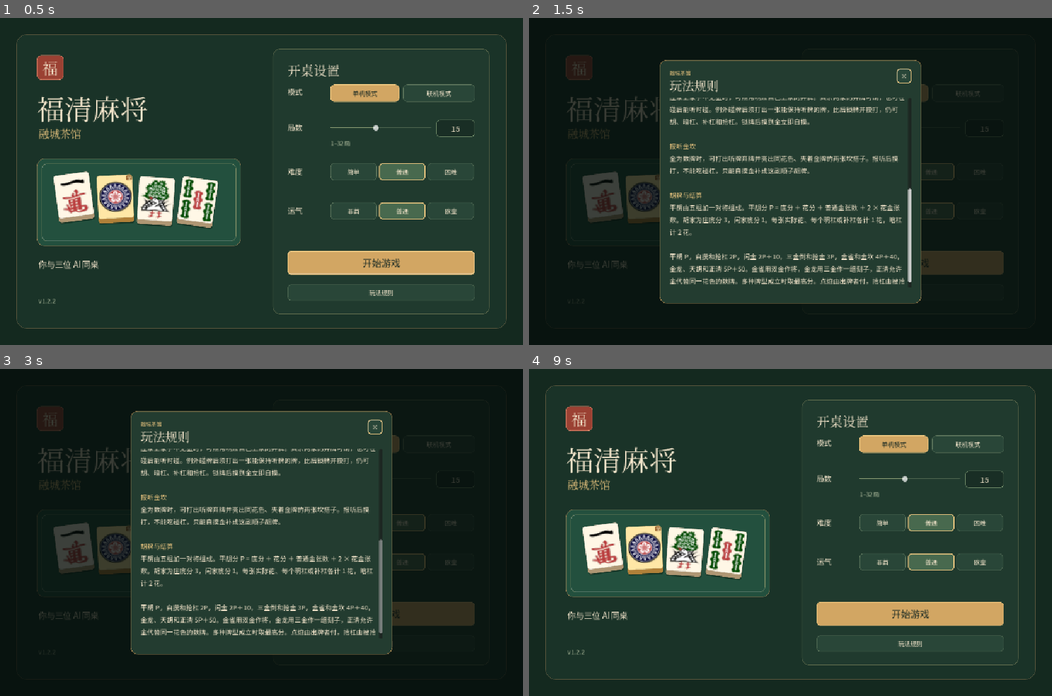
Above: before the commit, frames 1-4 (two rows, left to right).
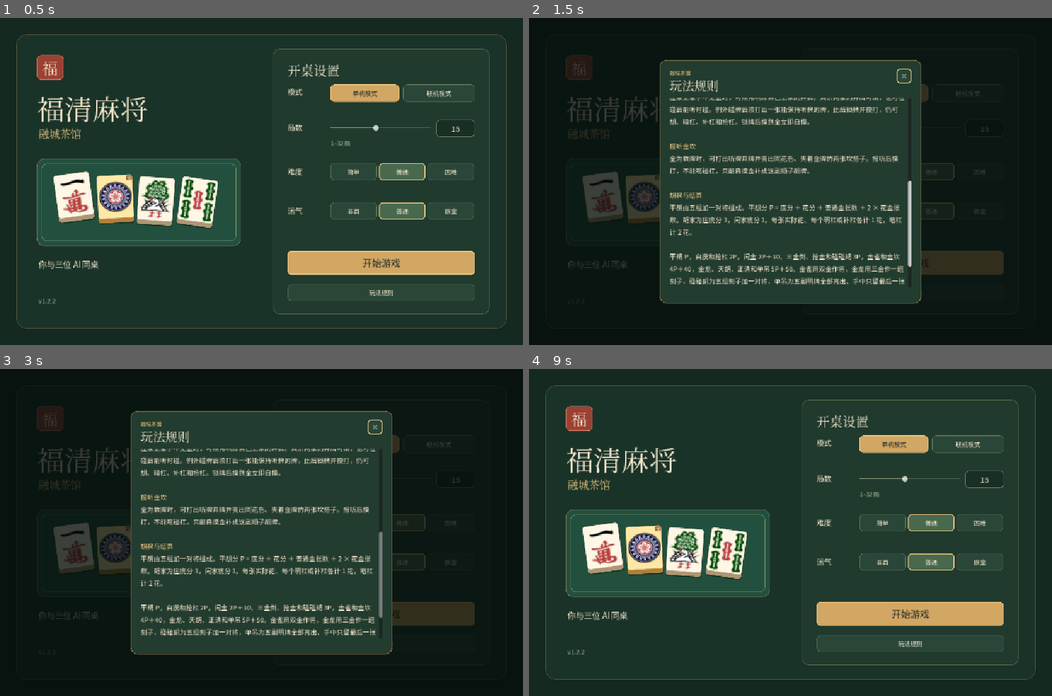
Above: after the commit, the same moments.

Repository: happiness763/fuqing-mahjong
Game: Godot game, scene res://table.tscn
Same seed, same stepped clock (60 frames per second), same inputs: the game is played once before the commit and once after it.
Inputs:
- Up to frame 1 (0.5 s): no input
- Up to frame 2 (1.5 s): click "玩法规则" at 0.5 s; click "开始游戏" at 1.25 s
- Up to frame 3 (3 s): click "开始游戏" at 2 s; click "单机模式" at 2.75 s
- Up to frame 4 (9 s): click "联机模式" at 3.5 s; click "简单" at 4.25 s; click "普通" at 5 s; click "困难" at 5.75 s; click "非酋" at 6.5 s; click "普通" at 7.25 s; click "欧皇" at 8 s; click "×" at 8.75 s

Frame 1 is identical in both runs. In frame 2, 1.4% of the frame differs, in the area x 26-74%, y 49-82%; in frame 3, 1.4%; in frame 4, nothing differs.

Commit message:
Add big-hand button labels, pengpeng/dandiao patterns, claim priority
- Win actions carry the best scoring pattern; the table button now shows 金雀, 碰碰胡, 单吊 and other big hands instead of a generic 胡.
- Add 碰碰胡 (five triplets plus a pair, 3P) and 单吊 (five exposed melds plus a pair wait, scored as 5P+50) to the shared scoring rules.
- Multiple winners on one discard compare pattern rank before seat order, so a bigger hand cannot be intercepted by a nearer plain win; this applies to single-player resolution, ordered online claims and rob-kong candidates.
- Add win_pattern_test plus desktop caption and button assertions; update README and the in-game rules text.

Diff:
--- a/godot/scripts/game.gd
+++ b/godot/scripts/game.gd
@@ -197,7 +197,12 @@
 
 func claim_rank(seat: int, move: Dictionary) -> int:
 	var priority: int = Rules.PRIORITY[move.type]
-	return 0 if priority == 0 else priority * 4 + 3 - pending.eligible.find(seat)
+	if priority == 0:
+		return 0
+	var order_bonus: int = 3 - pending.eligible.find(seat)
+	if move.type == "win":
+		return Rules.win_rank(move.get("pattern", move.kind)) * 8 + order_bonus
+	return priority * 4 + order_bonus
 
 
 func _offer_next_claim() -> void:
@@ -298,6 +303,18 @@
 	return ""
 
 
+func win_pattern(seat: int, hand: Array, incoming: int, method: String) -> String:
+	var player: Dictionary = players[seat]
+	var full: Array = hand if incoming < 0 else hand + [incoming]
+	var idle := false
+	if method == "self" and drawn >= 0 and not Rules.is_gold(drawn, gold):
+		var prior: Array = hand.duplicate()
+		prior.erase(drawn)
+		idle = Rules.idle_gold(prior, player.melds.size(), gold)
+	var base: int = Rules.base_value(full, player.flowers, player.melds, gold, seat, dealer).base
+	return Rules.best_pattern(full, player.melds, gold, method, base, idle)
+
+
 func listening_discards(hand: Array, open_count: int) -> Array:
 	var options := []
 	for discard_tile in Rules.unique(hand):
@@ -340,7 +357,9 @@
 	var options: Array = []
 	var kind := win_kind(seat) if can_self_win and drawn >= 0 else ""
 	if not kind.is_empty():
-		options.append(action("win", {"kind": kind}))
+		var win_move := action("win", {"kind": kind})
+		win_move.pattern = win_pattern(seat, hand, -1, kind)
+		options.append(win_move)
 	if can_self_win and player.gold_gap.is_empty() and wall.size() > Rules.RESERVE:
 		var counts := Rules.counts(hand)
 		for tile in range(Rules.NUMBERED):
@@ -378,7 +397,9 @@
 	var options: Array = []
 	var kind := win_kind(seat, tile)
 	if not kind.is_empty():
-		options.append(action("win", {"kind": kind}))
+		var win_move := action("win", {"kind": kind})
+		win_move.pattern = win_pattern(seat, players[seat].hand, tile, kind)
+		options.append(win_move)
 	var player: Dictionary = players[seat]
 	if player.locked or not player.gold_gap.is_empty():
 		return options
@@ -468,12 +489,12 @@
 
 func resolve_claims() -> void:
 	var winner := -1
-	var best_priority := 0
+	var best := 0
 	for seat in pending.eligible:
-		var priority: int = Rules.PRIORITY[pending.replies[seat].type]
-		if priority > best_priority:
+		var rank := claim_rank(seat, pending.replies[seat])
+		if rank > best:
 			winner = seat
-			best_priority = priority
+			best = rank
 	_resolve_claim(winner, pending.replies.get(winner, {}))
 
 
@@ -541,7 +562,9 @@
 	var offers := {}
 	for other in order:
 		if not win_kind(other, move.tile).is_empty():
-			offers[other] = [action("win", {"kind": "rob"})]
+			var rob := action("win", {"kind": "rob"})
+			rob.pattern = win_pattern(other, players[other].hand, move.tile, "rob")
+			offers[other] = [rob]
 	if not begin_claims("robKong", order, offers, {"from": seat, "tile": move.tile, "kong_move": move}):
 		self_kong(seat, move)
 
--- a/godot/scripts/rules.gd
+++ b/godot/scripts/rules.gd
@@ -10,13 +10,16 @@
 const TILE_TYPES := 42
 const WIN_NAMES := {
 	"discard": "点炮", "self": "自摸", "rob": "抢杠", "idle": "闲金", "three": "三金倒",
-	"grab": "抢金", "sparrow": "金雀", "dragon": "金龙", "goldGap": "金坎", "heaven": "天胡", "pure": "正清",
+	"grab": "抢金", "sparrow": "金雀", "dragon": "金龙", "goldGap": "金坎", "heaven": "天胡",
+	"pure": "正清", "pengpeng": "碰碰胡", "dandiao": "单吊",
 }
 const MULTIPLIERS := {
 	"discard": 1, "self": 2, "rob": 2, "idle": 2, "three": 3, "grab": 3,
 	"sparrow": 4, "dragon": 5, "goldGap": 4, "heaven": 5, "pure": 5,
+	"pengpeng": 3, "dandiao": 5,
 }
-const OFFSETS := {"idle": 10, "sparrow": 40, "dragon": 50, "goldGap": 40, "heaven": 50, "pure": 50}
+const OFFSETS := {"idle": 10, "sparrow": 40, "dragon": 50, "goldGap": 40, "heaven": 50, "pure": 50,
+	"dandiao": 50}
 const MELD_NAMES := {
 	"chow": "吃", "pong": "碰", "kong": "明杠", "addedKong": "补杠", "concealedKong": "暗杠",
 }
@@ -174,6 +177,29 @@
 
 
 static func score(winner: int, from: int, method: String, hand: Array, flowers: Array, melds: Array, gold: int, dealer := 0, qualifies_idle := false) -> Dictionary:
+	var totals := base_value(hand, flowers, melds, gold, winner, dealer)
+	var base: int = totals.base
+	var kind := best_pattern(hand, melds, gold, method, base, qualifies_idle)
+	var multiplier: int = MULTIPLIERS[kind]
+	var offset: int = OFFSETS.get(kind, 0)
+	var per_payer := base * multiplier + offset
+	var payers := [from] if from >= 0 else [0, 1, 2, 3].filter(func(seat): return seat != winner)
+	var deltas := [0, 0, 0, 0]
+	for payer in payers:
+		deltas[payer] = -per_payer
+	deltas[winner] = per_payer * payers.size()
+	return {
+		"kind": kind, "method": "self" if method == "goldGap" else method,
+		"winner": winner, "from": from, "base": base,
+		"base_points": totals.base_points, "flower_points": totals.flower_points, "gold_points": totals.gold_points,
+		"multiplier": multiplier, "offset": offset,
+		"per_payer": per_payer, "payers": payers, "deltas": deltas, "flowers": flowers.size(),
+		"golds": totals.total_golds, "normal_golds": totals.total_golds - totals.flower_golds,
+		"flower_golds": totals.flower_golds, "exposed": totals.exposed, "concealed": totals.concealed,
+	}
+
+
+static func base_value(hand: Array, flowers: Array, melds: Array, gold: int, winner: int, dealer: int) -> Dictionary:
 	var exposed := 0
 	var concealed := 0
 	for meld in melds:
@@ -186,40 +212,88 @@
 	var base_points := 3 if winner == dealer else 1
 	var flower_points := flowers.size() + exposed + 2 * concealed
 	var gold_points := total_golds + flower_golds
-	var base := base_points + flower_points + gold_points
-	var kind := method
+	return {
+		"base": base_points + flower_points + gold_points,
+		"base_points": base_points, "flower_points": flower_points, "gold_points": gold_points,
+		"total_golds": total_golds, "flower_golds": flower_golds,
+		"exposed": exposed, "concealed": concealed,
+	}
+
+
+static func pattern_candidates(hand: Array, melds: Array, gold: int, method: String, qualifies_idle := false) -> Array[String]:
+	var open_count := melds.size()
 	var candidates: Array[String] = []
 	if method == "self":
-		if qualifies_idle and winning(hand, melds.size(), gold):
+		if qualifies_idle and winning(hand, open_count, gold):
 			candidates.append("idle")
-		if total_golds >= 3:
+		if gold_count(hand, gold) >= 3:
 			candidates.append("three")
-	if total_golds >= 2 and winning(hand, melds.size(), gold, true):
+	if gold_count(hand, gold) >= 2 and winning(hand, open_count, gold, true):
 		candidates.append("sparrow")
-	if total_golds >= 3 and gold_dragon(hand, melds.size(), gold):
+	if gold_count(hand, gold) >= 3 and gold_dragon(hand, open_count, gold):
 		candidates.append("dragon")
-	if pure_suit(hand, melds, gold) and winning(hand, melds.size(), gold):
-		candidates.append("pure")
-	for candidate in candidates:
+	if winning(hand, open_count, gold):
+		if open_count == 5:
+			candidates.append("dandiao")
+		if all_triplets(hand, melds, gold):
+			candidates.append("pengpeng")
+		if pure_suit(hand, melds, gold):
+			candidates.append("pure")
+	return candidates
+
+
+static func best_pattern(hand: Array, melds: Array, gold: int, method: String, base: int, qualifies_idle := false) -> String:
+	var kind := method
+	for candidate in pattern_candidates(hand, melds, gold, method, qualifies_idle):
 		if pattern_points(candidate, base) > pattern_points(kind, base):
 			kind = candidate
-	var multiplier: int = MULTIPLIERS[kind]
-	var offset: int = OFFSETS.get(kind, 0)
-	var per_payer := base * multiplier + offset
-	var payers := [from] if from >= 0 else [0, 1, 2, 3].filter(func(seat): return seat != winner)
-	var deltas := [0, 0, 0, 0]
-	for payer in payers:
-		deltas[payer] = -per_payer
-	deltas[winner] = per_payer * payers.size()
-	return {
-		"kind": kind, "method": "self" if method == "goldGap" else method,
-		"winner": winner, "from": from, "base": base,
-		"base_points": base_points, "flower_points": flower_points, "gold_points": gold_points,
-		"multiplier": multiplier, "offset": offset,
-		"per_payer": per_payer, "payers": payers, "deltas": deltas, "flowers": flowers.size(),
-		"golds": total_golds, "normal_golds": total_golds - flower_golds, "flower_golds": flower_golds,
-		"exposed": exposed, "concealed": concealed,
-	}
+	return kind
+
+
+static func win_rank(kind: String) -> int:
+	return int(MULTIPLIERS.get(kind, 1)) * 1000 + int(OFFSETS.get(kind, 0))
+
+
+static func all_triplets(hand: Array, melds: Array, gold: int) -> bool:
+	var open_count := melds.size()
+	if open_count < 0 or open_count > 5 or hand.size() != (5 - open_count) * 3 + 2:
+		return false
+	for meld in melds:
+		if meld.type == "chow":
+			return false
+	if hand.any(func(tile): return tile < 0 or tile >= TILE_TYPES or is_flower(tile, gold)):
+		return false
+	var wilds := gold_count(hand, gold)
+	var natural := counts(hand.filter(func(tile): return not is_gold(tile, gold)))
+	var memo := {}
+	if wilds >= 2 and triplets_fit(natural, wilds - 2, memo):
+		return true
+	for tile in range(NUMBERED):
+		for used in range(mini(2, natural[tile]), maxi(1, 2 - wilds) - 1, -1):
+			natural[tile] -= used
+			var works := triplets_fit(natural, wilds - (2 - used), memo)
+			natural[tile] += used
+			if works:
+				return true
+	return false
+
+
+static func triplets_fit(natural: Array, wilds: int, memo: Dictionary) -> bool:
+	var tile := natural.find_custom(func(count): return count > 0)
+	if tile < 0:
+		return wilds % 3 == 0
+	var key := "%s:%s" % [PackedByteArray(natural).hex_encode(), wilds]
+	if memo.has(key):
+		return memo[key]
+	for used in range(mini(3, natural[tile]), maxi(1, 3 - wilds) - 1, -1):
+		natural[tile] -= used
+		var works := triplets_fit(natural, wilds - (3 - used), memo)
+		natural[tile] += used
+		if works:
+			memo[key] = true
+			return true
+	memo[key] = false
+	return false
 
 
 static func pattern_points(kind: String, base: int) -> int:
--- a/godot/scripts/table.gd
+++ b/godot/scripts/table.gd
@@ -877,6 +877,17 @@
 	return Rules.WIN_NAMES.get(kind, "胡牌")
 
 
+func win_caption(move: Dictionary) -> String:
+	var method: String = move.get("kind", "self")
+	var pattern: String = move.get("pattern", method)
+	if method in ["self", "discard"]:
+		return "胡" if pattern == method else win_name(pattern)
+	var caption := win_name(method)
+	if pattern != method:
+		caption += "·" + win_name(pattern)
+	return caption
+
+
 func result_caption(result: Dictionary) -> String:
 	var method: String = result.get("method", result.kind)
 	var caption := "胡牌" if method == "discard" else win_name(method)
@@ -972,8 +983,8 @@
 		if group.is_empty():
 			continue
 		var caption: String = entry[0]
-		if entry[1] == "win" and not group[0].kind in ["self", "discard"]:
-			caption = win_name(group[0].kind)
+		if entry[1] == "win":
+			caption = win_caption(group[0])
 		var handler := confirm_discard if group.any(is_swap) else choose_action.bind(entry[1], group)
 		entries.append([caption, entry[1], entry[3], handler, group.any(is_swap)])
 	var right := 1037.0
@@ -1206,7 +1217,7 @@
 [color=#edc780]胡牌与结算[/color]
 平胡由五组加一对将组成。平胡分 P = 底分 ＋ 花分 ＋ 普通金张数 ＋ 2 × 花金张数。胡家为庄底分 3，闲家底分 1。每张实际花、每个明杠或补杠各计 1 花，暗杠计 2 花。
 
-平胡 P，自摸和抢杠 2P，闲金 2P＋10，三金倒和抢金 3P，金雀和金坎 4P＋40，金龙、天胡和正清 5P＋50。金雀用双金作将，金龙用三金作一组刻子，正清允许金代替同一花色的数牌。多种牌型成立时取最高分。点炮由出牌者付，抢杠由被抢杠者付，自摸及开局特殊胡法由其他三家各付。
+平胡 P，自摸和抢杠 2P，闲金 2P＋10，三金倒、抢金和碰碰胡 3P，金雀和金坎 4P＋40，金龙、天胡、正清和单吊 5P＋50。金雀用双金作将，金龙用三金作一组刻子，碰碰胡为五组刻子加一对将，单吊为五副明牌全部亮出、手中只留最后一张与来牌成将，按正清计分，正清允许金代替同一花色的数牌。多种牌型成立时取最高分。多家同时能胡同一张牌时，牌型大的优先，不能截胡；牌型相同时，从出牌者下家起按行牌顺序决定。点炮由出牌者付，抢杠由被抢杠者付，自摸及开局特殊胡法由其他三家各付。
 """.strip_edges()
 	dialog.add_child(body)
 
--- a/godot/tests/desktop_test.gd
+++ b/godot/tests/desktop_test.gd
@@ -56,6 +56,10 @@
 	root.add_child(desk)
 	check(ProjectSettings.get_setting("application/config/version") == "1.2.2", "project version")
 	check(desk.game == null and desk.lobby.round_field.text == "15", "lobby defaults to 15 rounds")
+	check(desk.win_caption({"kind": "discard", "pattern": "sparrow"}) == "金雀", "win button names the big pattern")
+	check(desk.win_caption({"kind": "self", "pattern": "pengpeng"}) == "碰碰胡", "self-draw button names pengpeng")
+	check(desk.win_caption({"kind": "rob", "pattern": "sparrow"}) == "抢杠·金雀", "rob button names the method and pattern")
+	check(desk.win_caption({"kind": "discard"}) == "胡", "a plain discard win keeps the plain caption")
 	check(not desk.lobby.online_button.disabled, "online mode is available")
 	check(desk.lobby.selections.difficulty == "normal" and desk.lobby.selections.luck == "normal",
 		"default difficulty and luck")
@@ -280,6 +284,20 @@
 		and desk.controls.win.text == "抢杠" and desk.controls.has("pass"),
 		"responder sees the physical tile and the rob or pass controls")
 
+	view.phase = "reaction"
+	view.actor = 0
+	view.last_discard = {"seat": 3, "tile": 4}
+	view.result = {}
+	var sparrow := Game.action("win", {"kind": "discard"})
+	sparrow.pattern = "sparrow"
+	var claim_moves := [sparrow, Game.action("pass")]
+	desk.clear_board()
+	desk.dynamic = Control.new()
+	desk.add_child(desk.dynamic)
+	desk.render_controls(view, claim_moves)
+	check(desk.controls.win.text == "金雀" and desk.controls.pass.text == "过",
+		"a big discard win shows its pattern on the claim button")
+
 
 func test_scoring_presentation(desk) -> void:
 	desk.close_modal(false)
--- /dev/null
+++ b/godot/tests/win_pattern_test.gd
@@ -0,0 +1,152 @@
+extends SceneTree
+
+const Rules = preload("res://scripts/rules.gd")
+const Game = preload("res://scripts/game.gd")
+
+var failures := 0
+
+
+func _initialize() -> void:
+	test_pengpeng_scores_three_p()
+	test_pengpeng_uses_gold_wildcards()
+	test_dandiao_scores_pure_rate()
+	test_dandiao_requires_all_melds()
+	test_best_pattern_reports_sparrow()
+	test_win_action_carries_pattern()
+	test_rob_action_carries_pattern()
+	test_big_hand_outranks_plain_local()
+	test_big_hand_outranks_plain_online()
+	if failures == 0:
+		print("Win pattern tests passed")
+	quit(failures)
+
+
+func check(condition: bool, label: String) -> void:
+	if not condition:
+		failures += 1
+		printerr("FAIL: ", label)
+
+
+func fixture(online := false):
+	var game = Game.new(43, 15, "normal", online)
+	game.phase = "turn"
+	game.pending = {}
+	game.gold = 26
+	game.indicator = 26
+	game.wall.resize(30)
+	game.wall.fill(17)
+	game.dealer = 0
+	game.current = 0
+	game.drawn = -1
+	game.last_discard = {}
+	game.can_self_win = true
+	for player in game.players:
+		player.hand = []
+		player.melds = []
+		player.flowers = []
+		player.river = []
+	return game
+
+
+func test_pengpeng_scores_three_p() -> void:
+	var hand := [0, 0, 0, 9, 9, 9, 18, 18, 18, 3, 3, 3, 12, 12, 12, 25, 25]
+	var result: Dictionary = Rules.score(0, -1, "self", hand, [], [], 26)
+	check(result.kind == "pengpeng", "five triplets and a pair is pengpeng")
+	check(result.multiplier == 3 and result.per_payer == 9, "pengpeng scores 3P")
+	check(result.deltas == [27, -9, -9, -9], "pengpeng self-draw charges three payers")
+
+
+func test_pengpeng_uses_gold_wildcards() -> void:
+	var hand := [0, 0, 26, 9, 9, 9, 18, 18, 18, 3, 3, 3, 12, 12, 12, 25, 25]
+	var result: Dictionary = Rules.score(0, -1, "self", hand, [], [], 26)
+	check(result.kind == "pengpeng", "gold completes the fifth triplet for pengpeng")
+
+
+func test_dandiao_scores_pure_rate() -> void:
+	var melds := [
+		{"type": "pong", "tiles": [0, 0, 0]},
+		{"type": "pong", "tiles": [9, 9, 9]},
+		{"type": "pong", "tiles": [18, 18, 18]},
+		{"type": "chow", "tiles": [3, 4, 5]},
+		{"type": "pong", "tiles": [12, 12, 12]},
+	]
+	var result: Dictionary = Rules.score(0, -1, "self", [8, 8], [], melds, 26)
+	check(result.kind == "dandiao", "five exposed groups and a lone pair is dandiao")
+	check(result.multiplier == 5 and result.offset == 50, "dandiao scores like a pure suit")
+	check(result.per_payer == 65 and result.deltas == [195, -65, -65, -65], "dandiao pays 5P+50")
+	var discard: Dictionary = Rules.score(0, 3, "discard", [8, 8], [], melds, 26)
+	check(discard.kind == "dandiao" and discard.deltas == [65, 0, 0, -65], "a discard dandiao charges only the discarder")
+
+
+func test_dandiao_requires_all_melds() -> void:
+	var melds := [
+		{"type": "pong", "tiles": [0, 0, 0]},
+		{"type": "pong", "tiles": [9, 9, 9]},
+		{"type": "pong", "tiles": [18, 18, 18]},
+		{"type": "pong", "tiles": [12, 12, 12]},
+	]
+	var result: Dictionary = Rules.score(0, -1, "self", [3, 4, 5, 8, 8], [], melds, 26)
+	check(result.kind == "self", "four melds and a concealed group is not dandiao")
+
+
+func test_best_pattern_reports_sparrow() -> void:
+	var hand := [26, 26, 0, 1, 2, 9, 10, 11, 18, 19, 20, 22, 23, 24, 3, 4, 5]
+	var base: int = Rules.base_value(hand, [], [], 26, 1, 0).base
+	check(Rules.best_pattern(hand, [], 26, "discard", base) == "sparrow", "double gold pair is read as sparrow")
+
+
+func test_win_action_carries_pattern() -> void:
+	var game = fixture()
+	game.players[3].hand = [8]
+	game.players[0].hand = [26, 26, 0, 1, 2, 9, 10, 11, 18, 19, 20, 22, 23, 24, 3, 4]
+	var moves: Array = game.reaction_actions(0, 3, 5)
+	var wins := moves.filter(func(move): return move.type == "win")
+	check(wins.size() == 1 and wins[0].get("pattern", "") == "sparrow",
+		"the win action carries the best pattern for the button")
+
+
+func test_rob_action_carries_pattern() -> void:
+	var game = fixture(true)
+	game.players[0].hand = [14]
+	game.players[0].melds = [{"type": "pong", "tiles": [14, 14, 14], "from": 3}]
+	game.players[1].hand = [26, 26, 9, 10, 11, 18, 19, 20, 22, 23, 24, 0, 1, 2, 12, 13]
+	game.open_rob_kong(0, {"type": "addedKong", "tile": 14, "tiles": [14, 14, 14, 14]})
+	var moves: Array = game.actions(1)
+	check(moves.any(func(move): return move.type == "win" and move.get("pattern", "") == "sparrow"),
+		"a rob-kong win carries its best pattern")
+
+
+func test_big_hand_outranks_plain_local() -> void:
+	var game = fixture()
+	game.players[3].hand = [5]
+	game.players[0].hand = [0, 1, 2, 9, 10, 11, 18, 19, 20, 22, 23, 24, 3, 4, 6, 6]
+	game.players[1].hand = [26, 26, 9, 10, 11, 18, 19, 20, 22, 23, 24, 0, 1, 2, 3, 4]
+	game.players[2].hand = []
+	game.discard(3, 5)
+	check(game.actions(0).is_empty(), "a nearer plain win waits for a bigger pending win")
+	var win: Dictionary = {}
+	for move in game.actions(1):
+		if move.type == "win":
+			win = move
+	check(not win.is_empty() and game.act(1, win.id), "the sparrow claim resolves")
+	check(game.result.get("winner") == 1 and game.result.get("kind") == "sparrow",
+		"the sparrow hand intercepts the nearer plain win")
+
+
+func test_big_hand_outranks_plain_online() -> void:
+	var game = fixture(true)
+	game.players[3].hand = [5]
+	game.players[0].hand = [0, 1, 2, 9, 10, 11, 18, 19, 20, 22, 23, 24, 3, 4, 6, 6]
+	game.players[1].hand = [26, 26, 9, 10, 11, 18, 19, 20, 22, 23, 24, 0, 1, 2, 3, 4]
+	game.players[2].hand = []
+	game.discard(3, 5)
+	check(game.online_actor() == 1 and game.actions(0).is_empty(),
+		"ordered claims ask the bigger pattern first")
+	var win: Dictionary = {}
+	for move in game.actions(1):
+		if move.type == "win":
+			win = move
+	check(not win.is_empty() and win.get("pattern", "") == "sparrow" and game.act(1, win.id),
+		"the first responder takes the sparrow win")
+	check(game.result.get("winner") == 1 and game.result.get("kind") == "sparrow",
+		"online settlement keeps the sparrow winner")
Not shown, added: godot/tests/win_pattern_test.gd.uid
